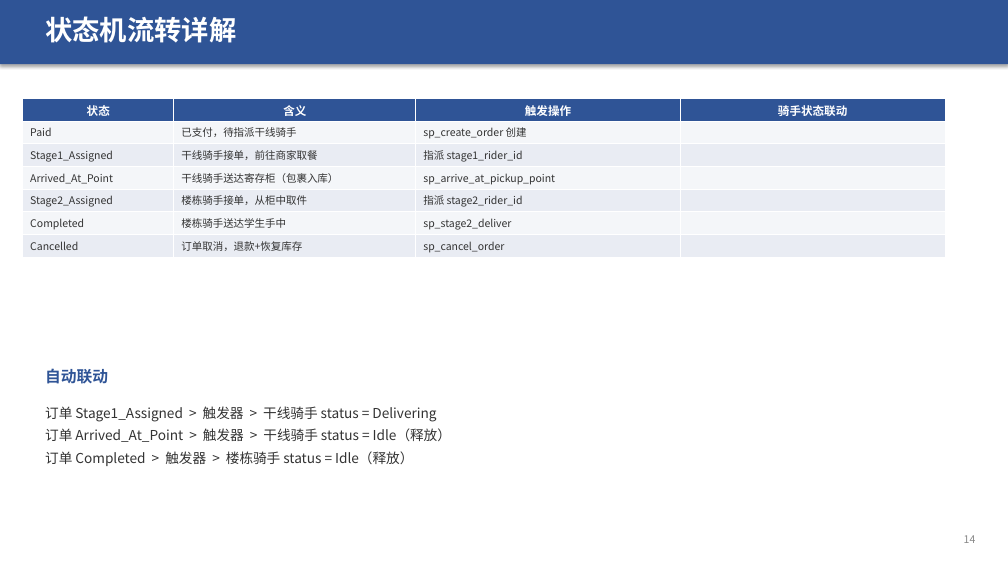
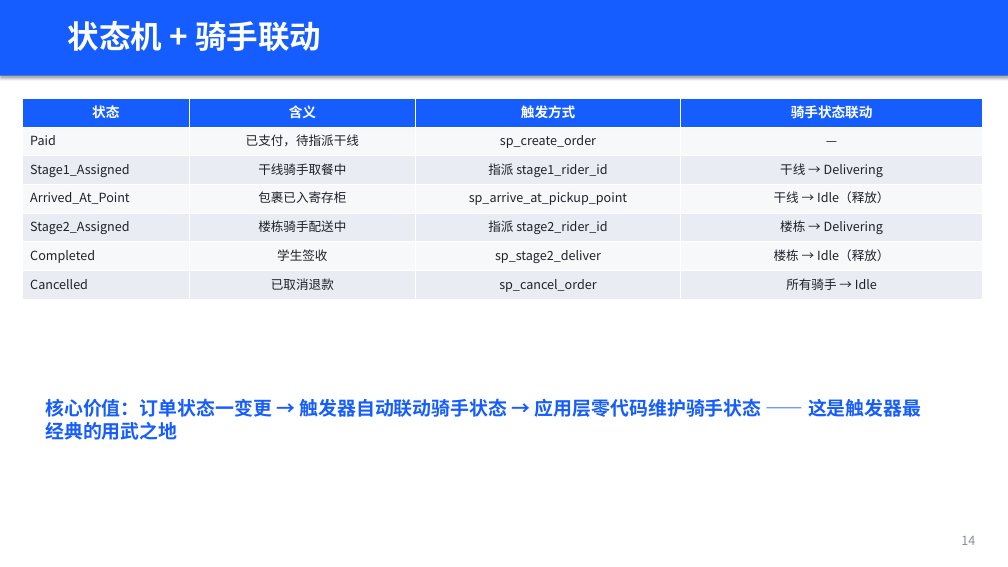
Before and after one commit to sou1maker/database, a slide deck: slide 14 of 校园外卖两段式配送系统_答辩汇报.pptx. Drawn at 1008x567 pixels with LibreOffice and Linux fonts; fonts in the diff are those of the drawing. Boxes give left, top, right and bottom in pixels: in the first picture for what was removed or moved away, otherwise in the second. Text is boxed around its words. In the diff, an @@ line names an element or a change of style, - is before the commit and + after.

```diff
--- a/校园外卖两段式配送系统_答辩汇报.pptx
+++ b/校园外卖两段式配送系统_答辩汇报.pptx
@@ rectangle resized from (x1=0, y1=0, x2=1008, y2=64) to (x1=0, y1=0, x2=1008, y2=76) @@
@@ rectangle at (x1=0, y1=0, x2=1008, y2=76): fill #2F5496 to #165DFF @@
@@ text at (x1=68, y1=21, x2=321, y2=51): text changed; size 26 to 30 pt @@
-状态机流转详解
+状态机 + 骑手联动
@@ table at (x1=23, y1=98, x2=983, y2=299) @@
-row 1, column 3: 触发操作
+row 1, column 3: 触发方式
-row 2: Paid | 已支付，待指派干线骑手 | sp_create_order 创建 | 
+row 2: Paid | 已支付，待指派干线 | sp_create_order | —
-row 3, column 2: 干线骑手接单，前往商家取餐
+row 3, column 2: 干线骑手取餐中
-row 3, column 4: 
+row 3, column 4: 干线 → Delivering
-row 4, column 2: 干线骑手送达寄存柜（包裹入库）
+row 4, column 2: 包裹已入寄存柜
-row 4, column 4: 
+row 4, column 4: 干线 → Idle（释放）
-row 5, column 2: 楼栋骑手接单，从柜中取件
+row 5, column 2: 楼栋骑手配送中
-row 5, column 4: 
+row 5, column 4: 楼栋 → Delivering
-row 6, column 2: 楼栋骑手送达学生手中
+row 6, column 2: 学生签收
-row 6, column 4: 
+row 6, column 4: 楼栋 → Idle（释放）
-row 7, column 2: 订单取消，退款+恢复库存
+row 7, column 2: 已取消退款
-row 7, column 4: 
+row 7, column 4: 所有骑手 → Idle
@@ fill #2F5496 to #165DFF in row 1 @@
@@ fill #F4F6F9 to #F7F8FA in 12 cells @@
@@ size 11 to 13 pt in "状态", "含义", "骑手状态联动" @@
@@ size 10 to 12 pt, text colour #333333 to #1D2129 in "Paid", "Stage1_Assigned", "指派 stage1_rider_id", "Arrived_At_Point" and 7 more places @@
@@ alignment left to centre @@
@@ table resized from (x1=23, y1=98, x2=945, y2=257) to (x1=23, y1=98, x2=983, y2=299) @@
@@ text at (x1=45, y1=398, x2=921, y2=440): text changed; size 15 to 18 pt; text colour #2F5496 to #165DFF @@
-自动联动
+核心价值：订单状态一变更 → 触发器自动联动骑手状态 → 应用层零代码维护骑手状态 —— 这是触发器最经典的用武之地
@@ text removed at (x1=45, y1=406, x2=451, y2=466) @@
-订单 Stage1_Assigned > 触发器 > 干线骑手 status = Delivering
-订单 Arrived_At_Point > 触发器 > 干线骑手 status = Idle（释放）
-订单 Completed > 触发器 > 楼栋骑手 status = Idle（释放）
@@ text "14" at (x1=961, y1=536, x2=975, y2=545): size 10 to 12 pt, text colour #888888 to #86909C @@
```
Also in this commit, not shown: 32 other slides changed, 14 slides added, 9 slides removed, 1 other file.
